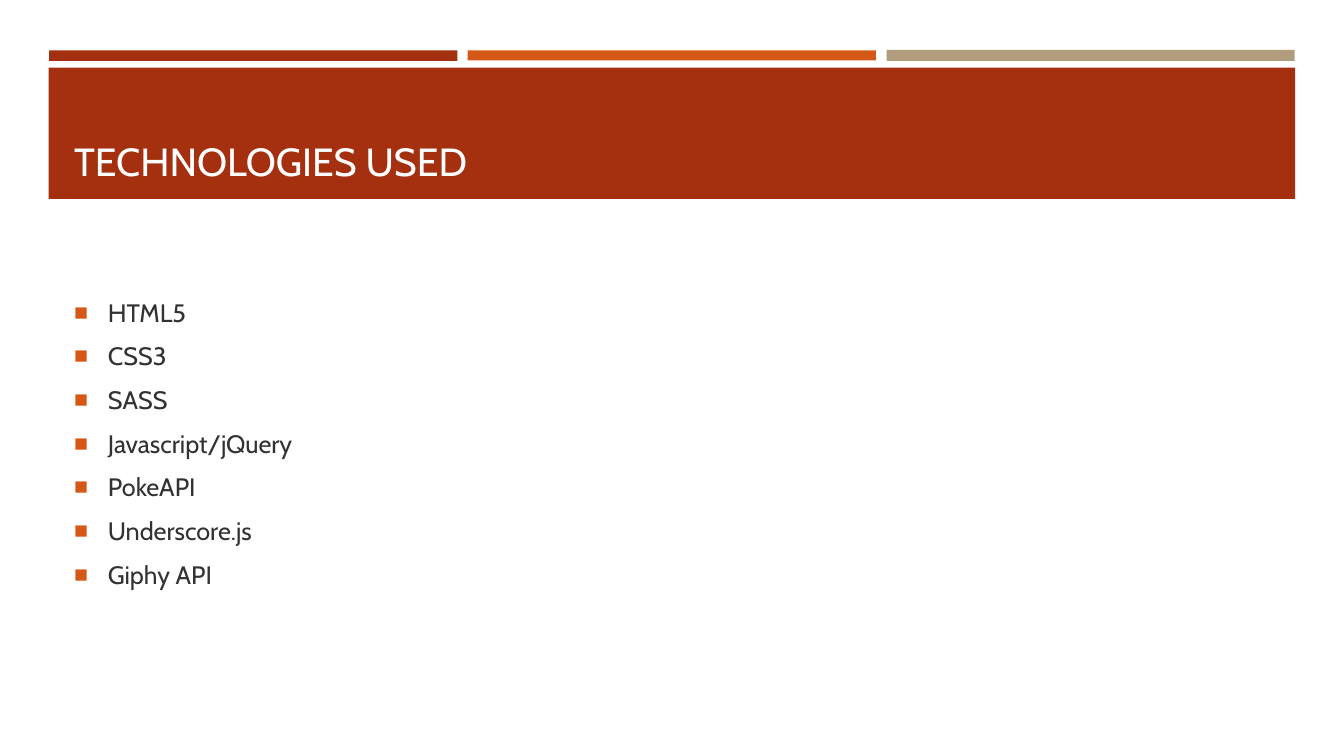
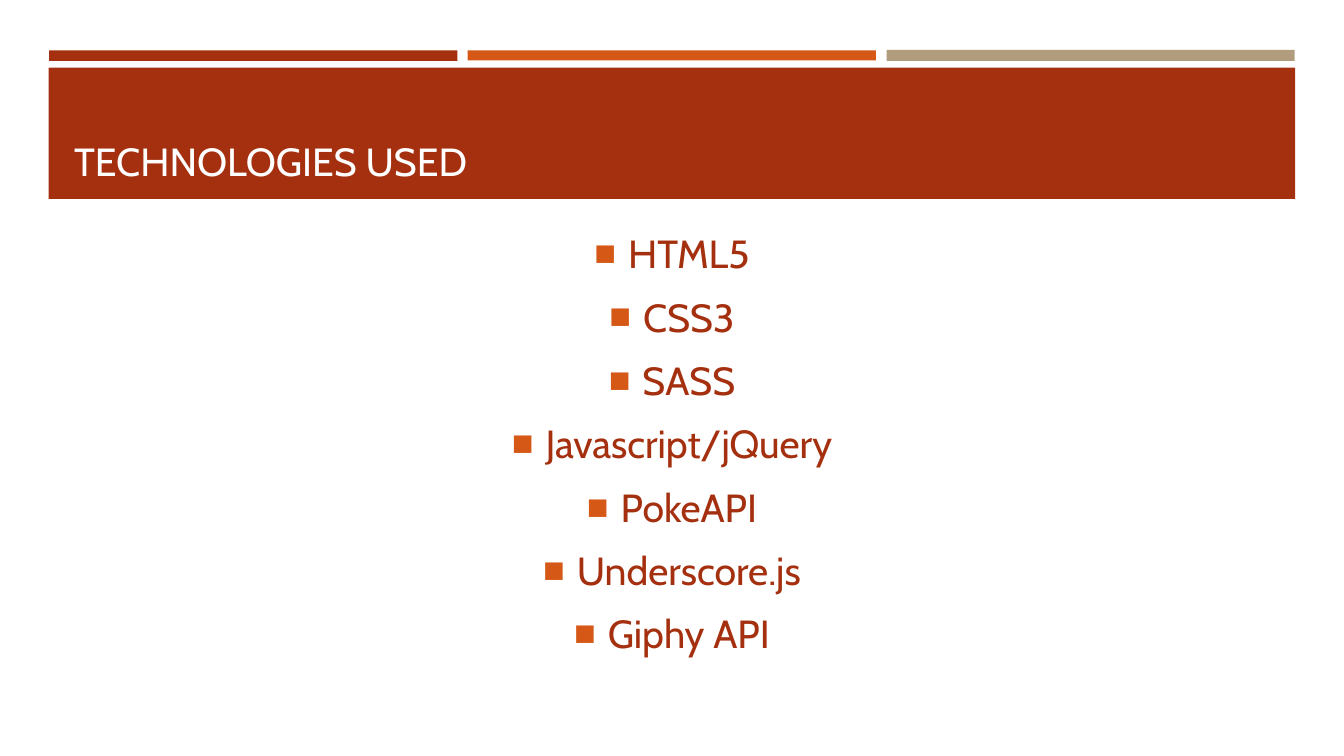
Before and after one commit to RaptorCentauri/Pokedex, a slide deck: slide 8 of The pokeproject.pptx (slide 7 before the commit). Drawn at 1344x756 pixels with LibreOffice and Linux fonts; fonts in the diff are those of the drawing. Boxes give left, top, right and bottom in pixels: in the first picture for what was removed or moved away, otherwise in the second. Text is boxed around its words. In the diff, an @@ line names an element or a change of style, - is before the commit and + after.

```diff
--- a/The pokeproject.pptx
+++ b/The pokeproject.pptx
@@ text "HTML5" at (x1=546, y1=240, x2=832, y2=658): size 18 to 28 pt, text colour #323232 to #A5300F; alignment left to centre; more space between paragraphs @@
```
Also in this commit, not shown: 6 other slides changed, 1 slide added.
